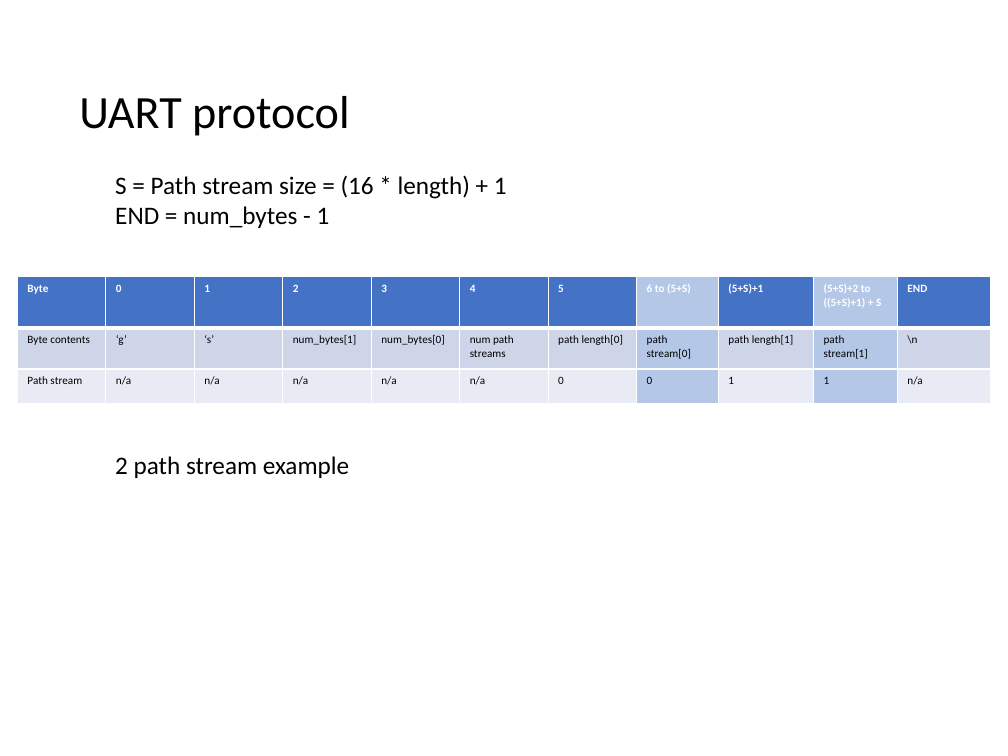
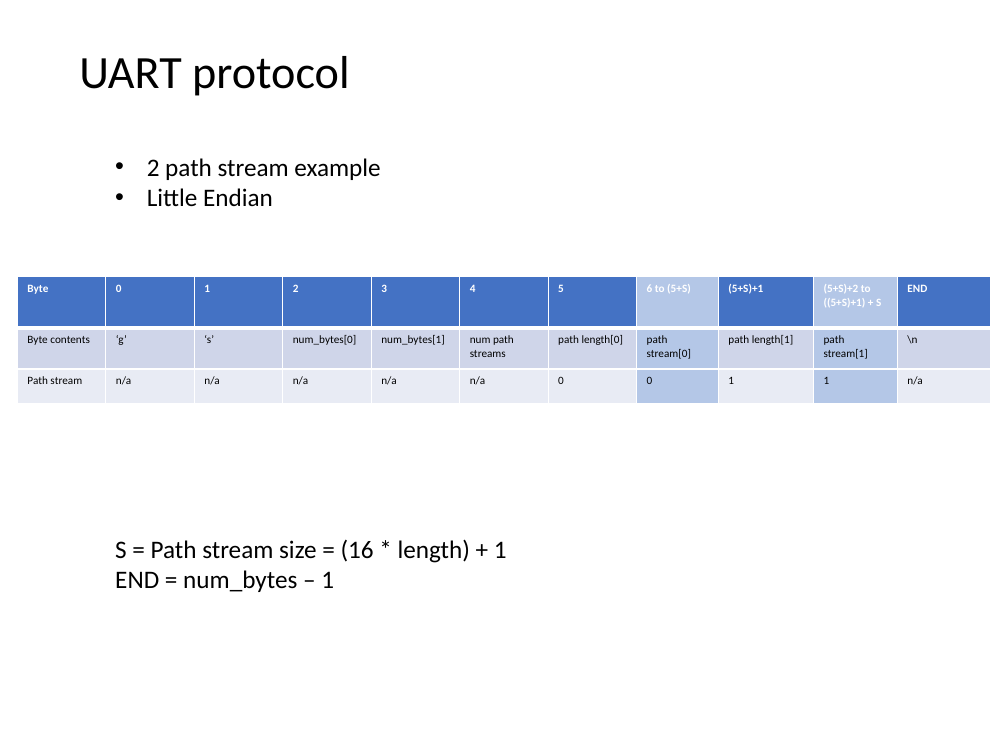
Before and after one commit to gestalt-arch/gestalt-arch, a slide deck: slide 13 of docs/project-spec.pptm. Drawn at 1008x756 pixels with LibreOffice and Linux fonts; fonts in the diff are those of the drawing. Boxes give left, top, right and bottom in pixels: in the first picture for what was removed or moved away, otherwise in the second. Text is boxed around its words. In the diff, an @@ line names an element or a change of style, - is before the commit and + after.

Commit message:
Updated UART protocol doc with endianness

```diff
--- a/docs/project-spec.pptm
+++ b/docs/project-spec.pptm
@@ title "UART protocol" moved from (x1=79, y1=96, x2=349, y2=136) to (x1=79, y1=56, x2=349, y2=96) @@
@@ text "2 path stream example" moved from (x1=115, y1=456, x2=349, y2=478) to (x1=147, y1=158, x2=380, y2=206) @@
@@ text at (x1=147, y1=158, x2=380, y2=180): bullet none to • @@
@@ text at (x1=147, y1=188, x2=273, y2=206): paragraph added @@
+• Little Endian
@@ table at (x1=17, y1=276, x2=991, y2=402) @@
-row 2, column 4: num_bytes[1]
+row 2, column 4: num_bytes[0]
-row 2, column 5: num_bytes[0]
+row 2, column 5: num_bytes[1]
@@ text "S = Path stream size ..." moved from (x1=115, y1=175, x2=507, y2=228) to (x1=115, y1=539, x2=507, y2=592) @@
@@ text at (x1=115, y1=570, x2=334, y2=592): text changed @@
-END = num_bytes - 1
+END = num_bytes – 1
```
Also in this commit, not shown: 1 other file.
